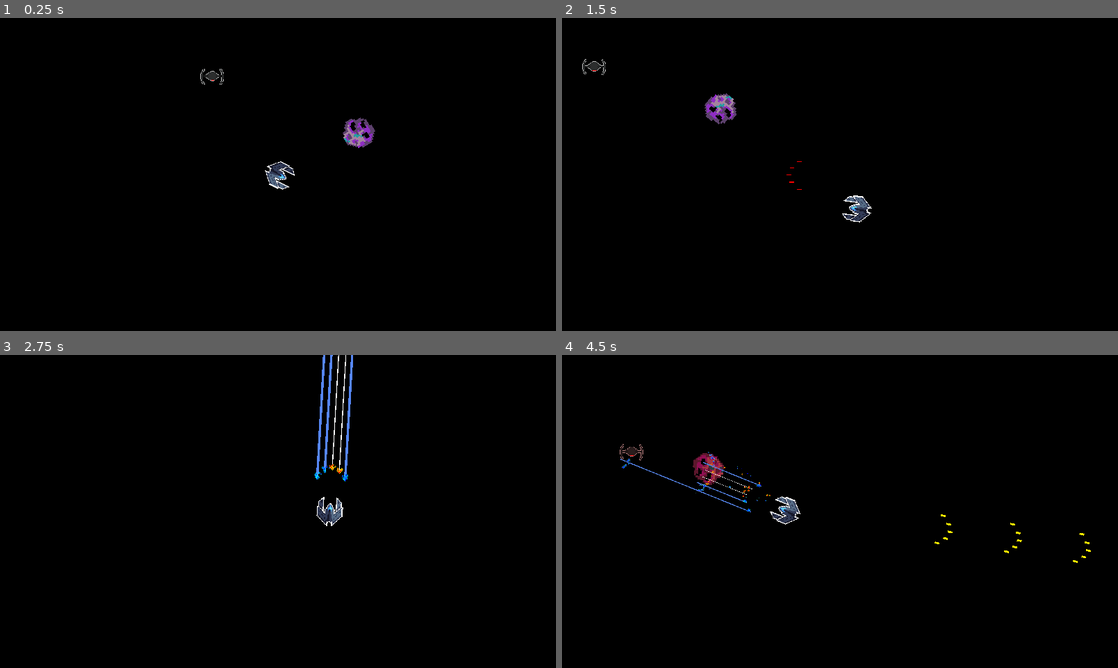
Above: before the commit, frames 1-4 (two rows, left to right).
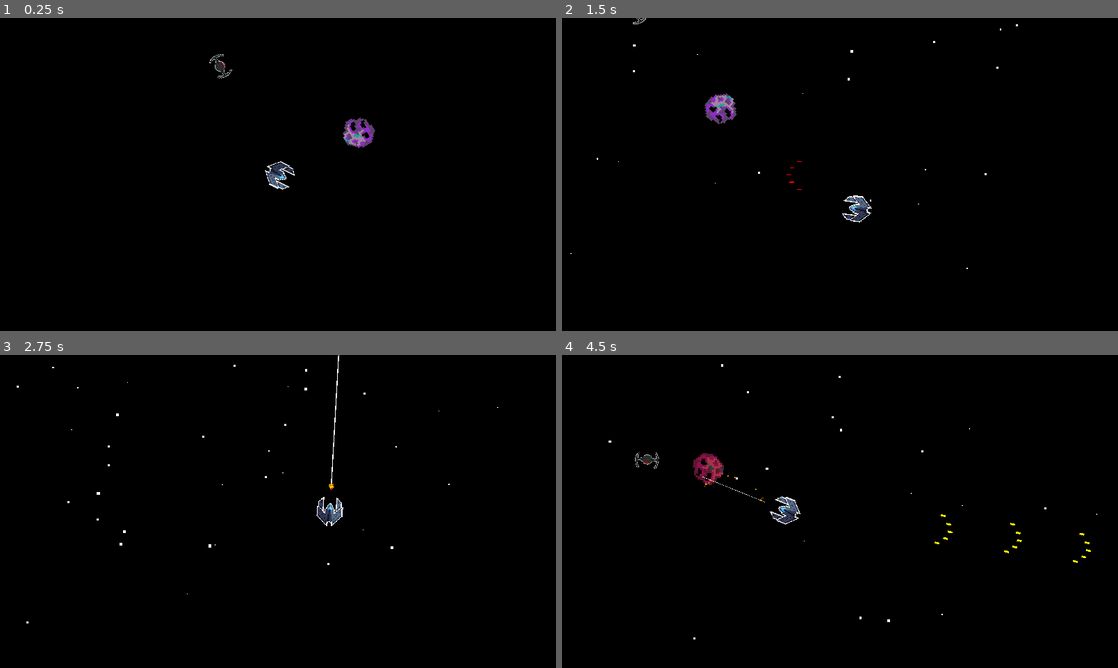
Above: after the commit, the same moments.

Repository: pawan-bilkhu/space-invaders
Game: Godot game, scene res://levels/weapon_test/weapon_test_level.tscn
Same seed, same stepped clock (60 frames per second), same inputs: the game is played once before the commit and once after it. The project has no main scene, so this scene is started directly.
Inputs (mouse positions are in pixels of both pictures, inside the frame that each line leads up to):
- Up to frame 1 (0.25 s): no input
- Up to frame 2 (1.5 s): move the mouse to (962, 158) at 0.52 s; hold Right (move_right) 0.53-1.28 s; tap 1 (projectile_weapon_select) at 0.6 s; move the mouse to (728, 190) at 1.27 s; hold Down (move_down) from 1.28 s (still down); click (728, 190) at 1.35 s
- Up to frame 3 (2.75 s): move the mouse to (333, 442) at 2.02 s; release Down (move_down) at 2.03 s; hold Right (move_right) from 2.03 s (still down); hold Right mouse button (shoot_alternate) from 2.03 s (still down)
- Up to frame 4 (4.5 s): move the mouse to (812, 574) at 2.77 s; release Right (move_right) at 2.78 s; release Right mouse button (shoot_alternate) at 2.78 s; hold Up (move_up) 2.78-3.53 s; tap 1 (projectile_weapon_select) at 2.85 s; move the mouse to (1006, 558) at 3.52 s; press the mouse at (1006, 558) at 3.53 s; hold Left (move_left) from 3.53 s (still down); move the mouse to (673, 464) at 4.27 s; release the mouse at (673, 464) at 4.28 s; right-click (673, 464) at 4.35 s

The runs differ from the first frame. In frame 1, 0.2% of the frame differs, in the area x 36-42%, y 11-22%; in frame 2, 0.2%; in frame 3, 0.7%, in the area x 3-90%, y 0-86%; in frame 4, 0.5%.

Commit message:
Updated enemy State Machine, added new enemy assets

Diff:
--- a/entities/enemy_entity/base_enemy/base_enemy.gd
+++ b/entities/enemy_entity/base_enemy/base_enemy.gd
@@ -5,6 +5,7 @@
 @export var sprite_2d: Sprite2D
 @export var health: int = 0
 @export var area_2d: Area2D
+@export var rotation_speed: float = 2.0
 var distance_to_body: Vector2
 var player_reference: CharacterBody2D
 
@@ -48,15 +49,16 @@
 	GameManager.create_explosion(GameManager.EXPLOSION_KEY.FIRE_EXPLOSION, global_position, 10*Vector2.ONE)
 	queue_free()
 
+func rotate_to_target(direction: Vector2, delta: float):
+	var angle_to_target = transform.x.angle_to(direction)
+	rotate(sign(angle_to_target) * min(delta*rotation_speed, abs(angle_to_target)))
 
 func _on_area_2d_body_entered(body):
-	if body.is_in_group(GameManager.GROUP_SPACESHIP):
-		player_reference = body
+	pass
 
 
 func _on_area_2d_body_exited(body):
-	if body.is_in_group(GameManager.GROUP_SPACESHIP):
-		player_reference = null
+	pass
 
 
 func _on_hit_box_2d_body_entered(body):
--- a/entities/enemy_entity/base_enemy/base_enemy.tscn
+++ b/entities/enemy_entity/base_enemy/base_enemy.tscn
@@ -1,6 +1,9 @@
-[gd_scene load_steps=2 format=3 uid="uid://yc1nb5u6lk3p"]
+[gd_scene load_steps=5 format=3 uid="uid://yc1nb5u6lk3p"]
 
 [ext_resource type="Script" path="res://entities/enemy_entity/base_enemy/base_enemy.gd" id="1_3qp1w"]
+[ext_resource type="Script" path="res://states/state_machine.gd" id="2_c3efm"]
+[ext_resource type="Script" path="res://states/enemy_idle.gd" id="2_dokf5"]
+[ext_resource type="Script" path="res://states/enemy_follow.gd" id="3_g1pu1"]
 
 [node name="BaseEnemy" type="CharacterBody2D" node_paths=PackedStringArray("animation_player", "sprite_2d", "area_2d") groups=["enemy"]]
 collision_layer = 16
@@ -11,6 +14,7 @@
 area_2d = NodePath("Area2D")
 
 [node name="Sprite2D" type="Sprite2D" parent="."]
+rotation = 1.5708
 
 [node name="PolygonCollisionShape2D" type="CollisionPolygon2D" parent="."]
 
@@ -27,6 +31,20 @@
 
 [node name="AnimationPlayer" type="AnimationPlayer" parent="."]
 
+[node name="StateMachine" type="Node" parent="." node_paths=PackedStringArray("initial_state")]
+script = ExtResource("2_c3efm")
+initial_state = NodePath("Idle")
+
+[node name="Idle" type="Node" parent="StateMachine" node_paths=PackedStringArray("enemy")]
+script = ExtResource("2_dokf5")
+enemy = NodePath("../..")
+move_speed = 100.0
+
+[node name="Follow" type="Node" parent="StateMachine" node_paths=PackedStringArray("enemy")]
+script = ExtResource("3_g1pu1")
+enemy = NodePath("../..")
+move_speed = 200.0
+
 [connection signal="body_entered" from="HitBox2D" to="." method="_on_hit_box_2d_body_entered"]
 [connection signal="body_entered" from="Area2D" to="." method="_on_area_2d_body_entered"]
 [connection signal="body_exited" from="Area2D" to="." method="_on_area_2d_body_exited"]
--- a/entities/enemy_entity/small_drone_enemy/small_drone_enemy.tscn
+++ b/entities/enemy_entity/small_drone_enemy/small_drone_enemy.tscn
@@ -1,11 +1,8 @@
-[gd_scene load_steps=11 format=3 uid="uid://8om5ckn8x4li"]
+[gd_scene load_steps=8 format=3 uid="uid://8om5ckn8x4li"]
 
 [ext_resource type="PackedScene" uid="uid://yc1nb5u6lk3p" path="res://entities/enemy_entity/base_enemy/base_enemy.tscn" id="1_6s332"]
 [ext_resource type="Script" path="res://entities/enemy_entity/small_drone_enemy/small_drone_enemy.gd" id="2_t00xh"]
 [ext_resource type="Texture2D" uid="uid://ddc8umc0nib8b" path="res://assets/ships/droneFighterSmall.png" id="3_e0gut"]
-[ext_resource type="Script" path="res://states/state_machine.gd" id="4_ehsxa"]
-[ext_resource type="Script" path="res://states/enemy_idle.gd" id="5_1mgll"]
-[ext_resource type="Script" path="res://states/enemy_follow.gd" id="6_tw5pa"]
 
 [sub_resource type="CircleShape2D" id="CircleShape2D_63ykt"]
 radius = 192.26
@@ -56,10 +53,10 @@
 texture = ExtResource("3_e0gut")
 
 [node name="PolygonCollisionShape2D" parent="." index="1"]
-polygon = PackedVector2Array(0, -10, 18, -15, 24, -4, 24, 7, 18, 19, 0, 11, -19, 19, -25, 7, -25, -4, -19, -15)
+polygon = PackedVector2Array(11, 0, 19, 17, 7, 25, -4, 25, -15, 17, -10, 0, -15, -16, -4, -24, 7, -24, 19, -16)
 
 [node name="PolygonHitBoxShape2D" parent="HitBox2D" index="0"]
-polygon = PackedVector2Array(0, -10, 18, -15, 24, -4, 24, 7, 18, 19, 0, 11, -19, 19, -25, 7, -25, -4, -19, -15)
+polygon = PackedVector2Array(11, 0, 19, 17, 7, 25, -4, 25, -15, 17, -10, 0, -15, -16, -4, -24, 7, -24, 19, -16)
 
 [node name="Area2D" parent="." index="3"]
 collision_layer = 0
@@ -72,16 +69,3 @@
 libraries = {
 "": SubResource("AnimationLibrary_4csqt")
 }
-
-[node name="StateMachine" type="Node" parent="." index="5" node_paths=PackedStringArray("initial_state")]
-script = ExtResource("4_ehsxa")
-initial_state = NodePath("EnemyFollow")
-
-[node name="Idle" type="Node" parent="StateMachine" index="0" node_paths=PackedStringArray("enemy")]
-script = ExtResource("5_1mgll")
-enemy = NodePath("../..")
-move_speed = 40.0
-
-[node name="EnemyFollow" type="Node" parent="StateMachine" index="1" node_paths=PackedStringArray("enemy")]
-script = ExtResource("6_tw5pa")
-enemy = NodePath("../..")
--- a/lasers/base_laser/base_laser.tscn
+++ b/lasers/base_laser/base_laser.tscn
@@ -79,7 +79,7 @@
 glow_hdr_threshold = 0.51
 
 [node name="BaseLaser" type="RayCast2D" node_paths=PackedStringArray("line_2d", "casting_particles_2d", "collision_particles_2d", "beam_particles_2d")]
-target_position = Vector2(0, -1000)
+target_position = Vector2(0, -800)
 collision_mask = 18
 script = ExtResource("1_rnadv")
 line_2d = NodePath("Line2D")
--- a/lasers/blue_laser/blue_laser.tscn
+++ b/lasers/blue_laser/blue_laser.tscn
@@ -63,7 +63,6 @@
 
 [node name="BeamParticles2D" parent="." index="3"]
 self_modulate = Color(1, 100, 100, 1)
-amount = 20
 texture = ExtResource("3_6ms5h")
 
 [node name="WorldEnvironment" parent="." index="4"]
--- a/space_ship/space_ship_sprite.gd
+++ b/space_ship/space_ship_sprite.gd
@@ -53,9 +53,9 @@
 	if Input.is_action_pressed("move_down"):
 		velocity = (-1)*distance_to_mouse
 	if Input.is_action_pressed("move_left"):
-		velocity = Vector2(distance_to_mouse.y, (-1)*distance_to_mouse.x)
+		velocity = distance_to_mouse.orthogonal()
 	if Input.is_action_pressed("move_right"):
-		velocity = Vector2((-1)*distance_to_mouse.y, distance_to_mouse.x)
+		velocity = (-1)*distance_to_mouse.orthogonal()
 
 func absolute_movement() -> void:
 	reset_kinematic_properties()
--- a/space_ship/space_ship_sprite.tscn
+++ b/space_ship/space_ship_sprite.tscn
@@ -109,7 +109,6 @@
 
 [node name="CPUParticles2D" type="CPUParticles2D" parent="Camera2D"]
 position = Vector2(-1, -541)
-emitting = false
 amount = 100
 lifetime = 3.0
 emission_shape = 3
--- a/states/enemy_follow.gd
+++ b/states/enemy_follow.gd
@@ -4,15 +4,20 @@
 
 @export var enemy: CharacterBody2D
 @export var move_speed: float = 40.0
+@export var rotation_speed: float = 10.0
 var space_ship: CharacterBody2D
 
 func Enter() -> void:
 	space_ship = get_tree().get_first_node_in_group("spaceship")
 
 func Physics_Update(delta: float) -> void:
+	if not space_ship:
+		return
 	var direction = space_ship.global_position - enemy.global_position
 
-	if direction.length() > 25:
+	if direction.length() < 800:
 		enemy.velocity = direction.normalized()*move_speed
+		enemy.rotate_to_target(direction.normalized(), delta)
 	else:
-		enemy.velocity = Vector2()
+		print("transitioning")
+		Transitioned.emit(self, "idle")
--- a/states/enemy_idle.gd
+++ b/states/enemy_idle.gd
@@ -4,24 +4,32 @@
 @export var enemy: CharacterBody2D
 @export var move_speed: float = 10.0
 @export var initial_rotation: float = 5.0
+var space_ship: CharacterBody2D
 
 var move_direction: Vector2 = Vector2(0, 1)
 var wander_time: float
+var is_rotating: bool = false
 
-
-func randomize_wander() -> void:
+func randomize_wander_direction() -> void:
 	move_direction = Vector2(randf_range(-1, 1), randf_range(-1, 1)).normalized()
 	wander_time = randf_range(1, 4)
+	is_rotating = true
 
 func Enter() -> void:
-	randomize_wander()
+	space_ship = get_tree().get_first_node_in_group("spaceship")
+	randomize_wander_direction()
 
 func Update(delta: float) -> void:
 	if wander_time > 0:
 		wander_time -= delta
 	else:
-		randomize_wander()
+		randomize_wander_direction()
 
 func Physics_Update(delta: float) -> void:
-	if enemy:
-		enemy.velocity = move_direction * move_speed
+	enemy.velocity = move_direction*move_speed
+	enemy.rotate_to_target(move_direction, delta)
+	var distance_to_player = space_ship.global_position - enemy.global_position
+
+	if distance_to_player.length() < 200:
+		print(distance_to_player)
+		Transitioned.emit(self, "follow")
--- a/states/state.gd
+++ b/states/state.gd
@@ -1,7 +1,7 @@
 extends Node
 class_name State
 
-signal Transitioned
+signal Transitioned(Node, state: StringName)
 
 
 func Enter() -> void:
--- a/states/state_machine.gd
+++ b/states/state_machine.gd
@@ -19,9 +19,11 @@
 	if current_state:
 		current_state.Update(delta)
 
+
 func _physics_process(delta: float) -> void:
 	if current_state:
 		current_state.Physics_Update(delta)
+		print(current_state)
 
 func on_child_transition(state, new_state_name) -> void:
 	if state != current_state:
@@ -36,3 +38,5 @@
 		current_state.Exit()
 
 	new_state.Enter()
+
+	current_state = new_state
--- a/weapon_system/base_weapon_system/base_weapon_system.gd
+++ b/weapon_system/base_weapon_system/base_weapon_system.gd
@@ -63,6 +63,7 @@
 func add_laser_weapons() -> void:
 	for markers in projectile_group.get_children():
 		GameManager.create_laser_emitter(laser_type.pick_random(), markers.position, laser_group)
+		break
 
 func _on_shoot_interval_timer_timeout() -> void:
 	can_shoot = true
--- a/weapon_system/base_weapon_system/base_weapon_system.tscn
+++ b/weapon_system/base_weapon_system/base_weapon_system.tscn
@@ -76,7 +76,7 @@
 position = Vector2(28, -19)
 
 [node name="LaserGroup" type="Node2D" parent="."]
-position = Vector2(0, -50)
+position = Vector2(0, -10)
 
 [node name="ShootIntervalTimer" type="Timer" parent="."]
 
Binary file added: assets/ships/DroneFighterLarge.png
Not shown, added: assets/ships/DroneFighterLarge.png.import
Binary file added: assets/ships/droneFighterMini.png
Not shown, added: assets/ships/droneFighterMini.png.import
Binary file changed: assets/ships/droneFighterSmall.png
